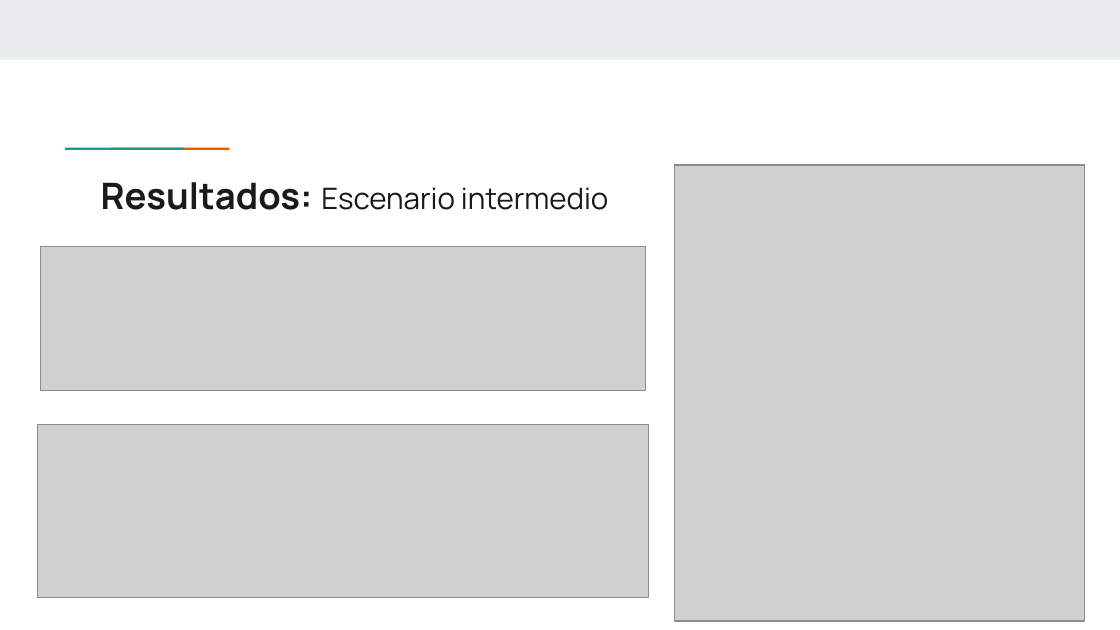
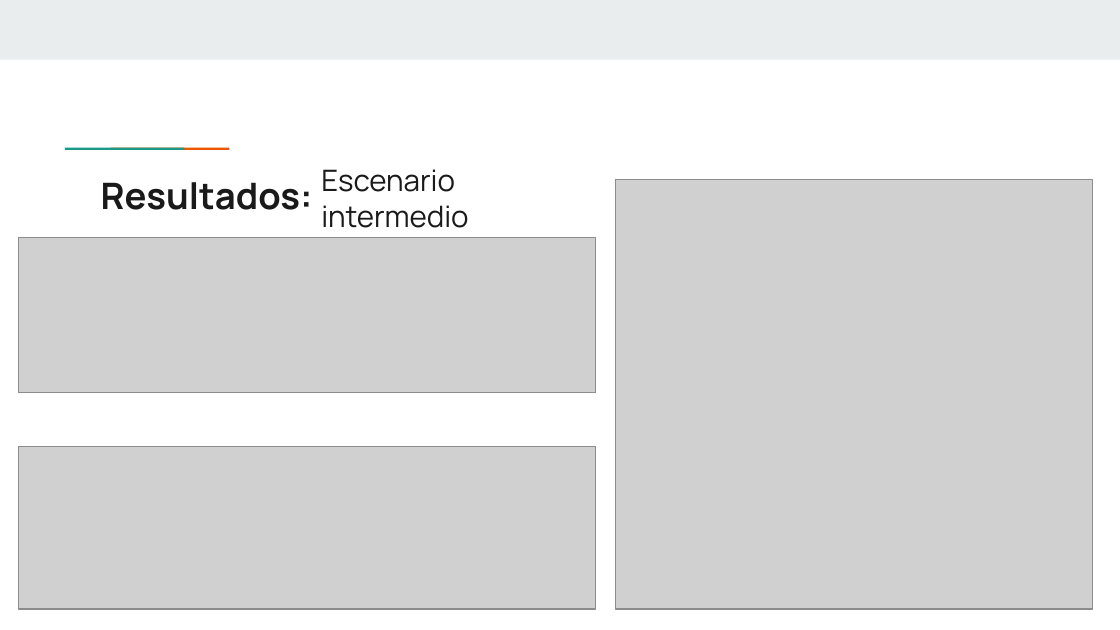
Before and after one commit to NazarethEliasNalbandian/server-requests-simulation, a slide deck: slide 14 of Simulación de Peticiones.pptx. Drawn at 1120x630 pixels with LibreOffice and Linux fonts; fonts in the diff are those of the drawing; grey boxes stand for pictures. Boxes give left, top, right and bottom in pixels: in the first picture for what was removed or moved away, otherwise in the second. Text is boxed around its words. In the diff, an @@ line names an element or a change of style, - is before the commit and + after.

```diff
--- a/Simulación de Peticiones.pptx
+++ b/Simulación de Peticiones.pptx
@@ text "Escenario intermedio" rewrapped from (x1=321, y1=187, x2=608, y2=210) to (x1=321, y1=169, x2=468, y2=228) @@
@@ picture resized from (x1=674, y1=165, x2=1084, y2=620) to (x1=616, y1=179, x2=1093, y2=609) @@
@@ picture resized from (x1=40, y1=246, x2=645, y2=390) to (x1=19, y1=237, x2=596, y2=393) @@
@@ picture resized from (x1=37, y1=424, x2=648, y2=598) to (x1=19, y1=447, x2=596, y2=609) @@
```
Also in this commit, not shown: 2 other slides changed, 2 other files.
